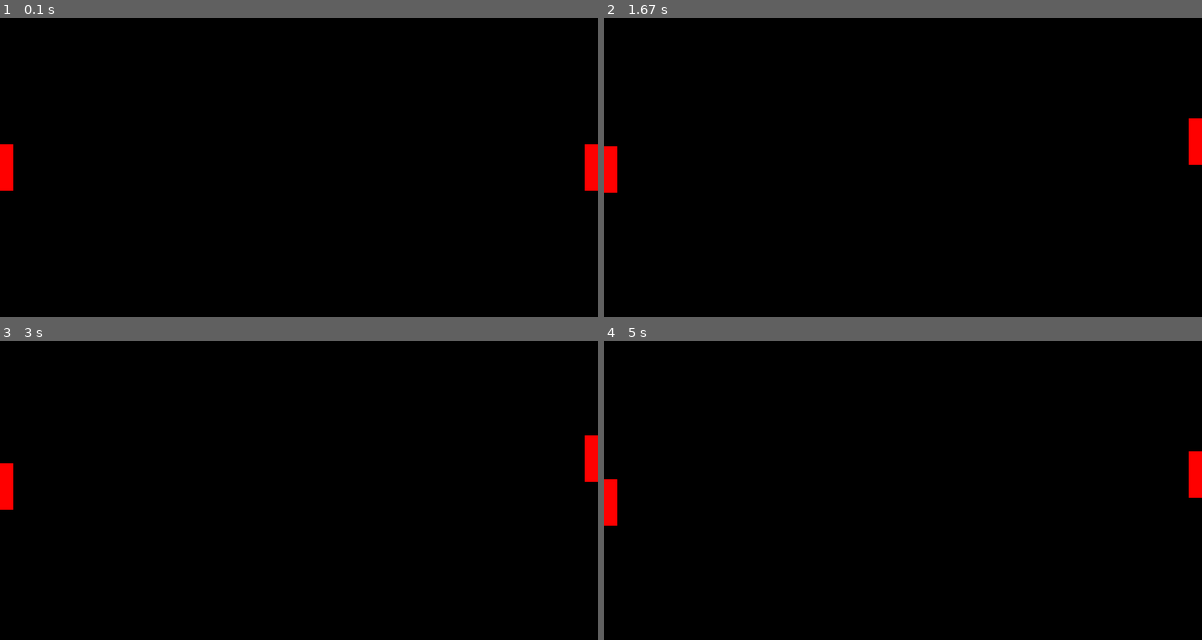
Above: before the commit, frames 1-4 (two rows, left to right).
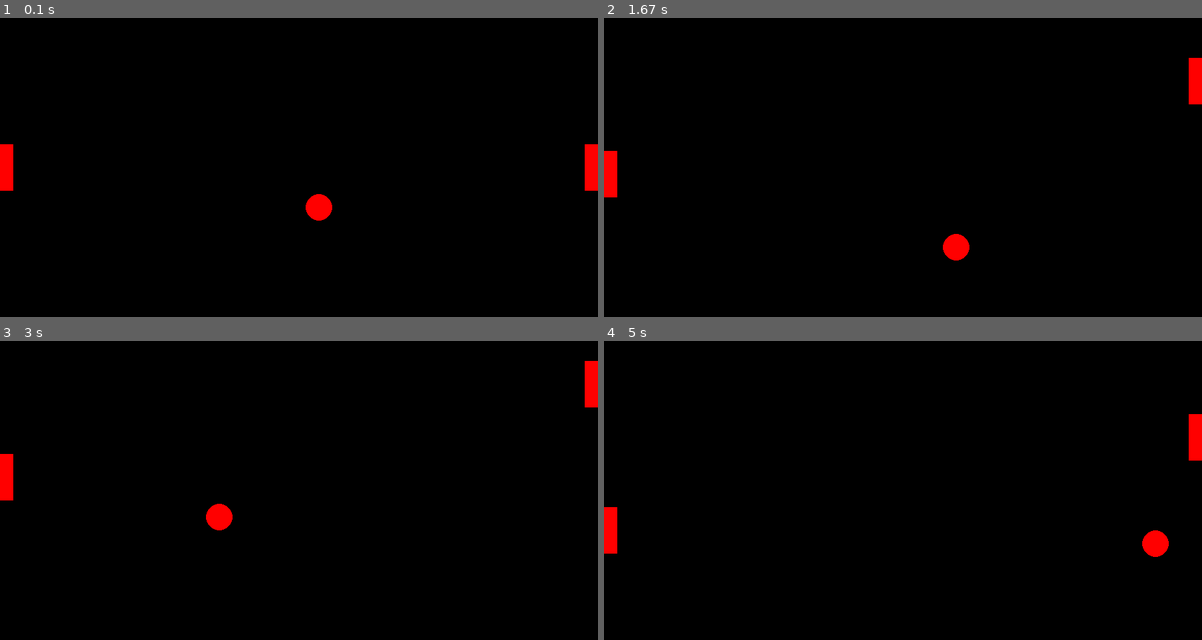
Above: after the commit, the same moments.

Repository: Codeit-Michael/Pygame-Ping-Pong
Game: pygame game, started from main.py
Two runs of this game, one before a commit and one after it. Both use one fixed random seed, a clock stepped at 60 frames per second and the inputs below.
Inputs:
- Up to frame 1 (0.1 s): no input
- Up to frame 2 (1.67 s): hold Up 0.33-0.8 s; hold Down 0.83-1.13 s; hold S 0.83-1.13 s; hold Up 1.17-1.53 s; hold W 1.17-1.53 s; hold Down from 1.57 s (still down); hold S from 1.57 s (still down)
- Up to frame 3 (3 s): release Down at 1.93 s; release S at 1.93 s; hold Up 1.97-2.27 s; hold W 1.97-2.27 s; hold Down 2.3-2.6 s; hold S 2.3-2.6 s; hold Up from 2.63 s (still down); hold W from 2.63 s (still down)
- Up to frame 4 (5 s): release Up at 3 s; release W at 3 s; hold Down 3.03-3.4 s; hold S 3.03-3.4 s; hold Up 3.43-3.73 s; hold W 3.43-3.73 s; hold Down 3.77-4.07 s; hold S 3.77-4.07 s; hold Up 4.1-4.47 s; hold W 4.1-4.47 s; hold Down 4.5-4.87 s; hold S 4.5-4.87 s; hold Up from 4.9 s (still down); hold W from 4.9 s (still down)

The runs differ from the first frame. In frame 1, 0.3% of the frame differs, in the area x 51-56%, y 58-68%; in frame 2, 1.1%; in frame 3, 1.1%; in frame 4, 1.3%, in the area x 0-100%, y 24-73%.

Commit message:
add ball

Diff:
--- a/ball.py
+++ b/ball.py
@@ -1,10 +1,39 @@
-import pygame
+import pygame, sys
+from settings import WIDTH, HEIGHT
+
+pygame.init()
 
 class Ball:
-	def __init__(self, x, y, size):
+	def __init__(self, x, y, radius, length = 0):
 		self.x = x
 		self.y = y
-		# make it circle
-		self.rect = pygame.Rect(self.x, self.y, size, size)
 		self.color = pygame.Color("red")
-		self.player_speed = 3
+		self.radius = radius
+		self.length = length
+		self.status = "fall"
+		self.FPS = pygame.time.Clock()
+		self.dir = 10
+
+	def animate(self, screen):
+		if self.y >= HEIGHT - self.radius:
+			self.status = "bounce"
+		elif self.y <= 0 + self.radius:
+			self.status = "fall"
+
+		if self.x >= WIDTH - self.radius:
+			self.dir = -50
+		elif self.x <= 0 + self.radius:
+			self.dir = 50
+
+		if self.status == "fall":
+			self.y += 20
+			self.x += self.dir
+		else:
+			self.y -= 20
+			self.x += self.dir
+
+		if self.x >= WIDTH + self.radius // 2:
+			self.x = 0 - self.radius // 2
+
+
+		ball = pygame.draw.circle(screen, self.color, (self.x, self.y), self.radius, self.length)
--- a/player.py
+++ b/player.py
@@ -7,7 +7,7 @@
 		self.y = y
 		self.rect = pygame.Rect(self.x, self.y, width, height)
 		self.color = pygame.Color("red")
-		self.player_speed = 3
+		self.player_speed = 10
 
 		self.score = 0
 
--- a/table.py
+++ b/table.py
@@ -1,5 +1,6 @@
 import pygame
 from player import Player
+from ball import Ball
 from settings import WIDTH, HEIGHT, player_width, player_height
 
 class Table:
@@ -7,6 +8,7 @@
 		self.screen = screen
 		self.game_over = False
 		self.score_limit = 7
+		self.ball = Ball(WIDTH // 2, HEIGHT // 2, player_width)
 		self._generate_world()
 
 	# create and add player to the screen
@@ -34,5 +36,6 @@
 
 	def update(self):
 		self.playerA.update(self.screen)
+		self.playerB.update(self.screen)
 
-		self.playerB.update(self.screen)
+		self.ball.animate(self.screen)
